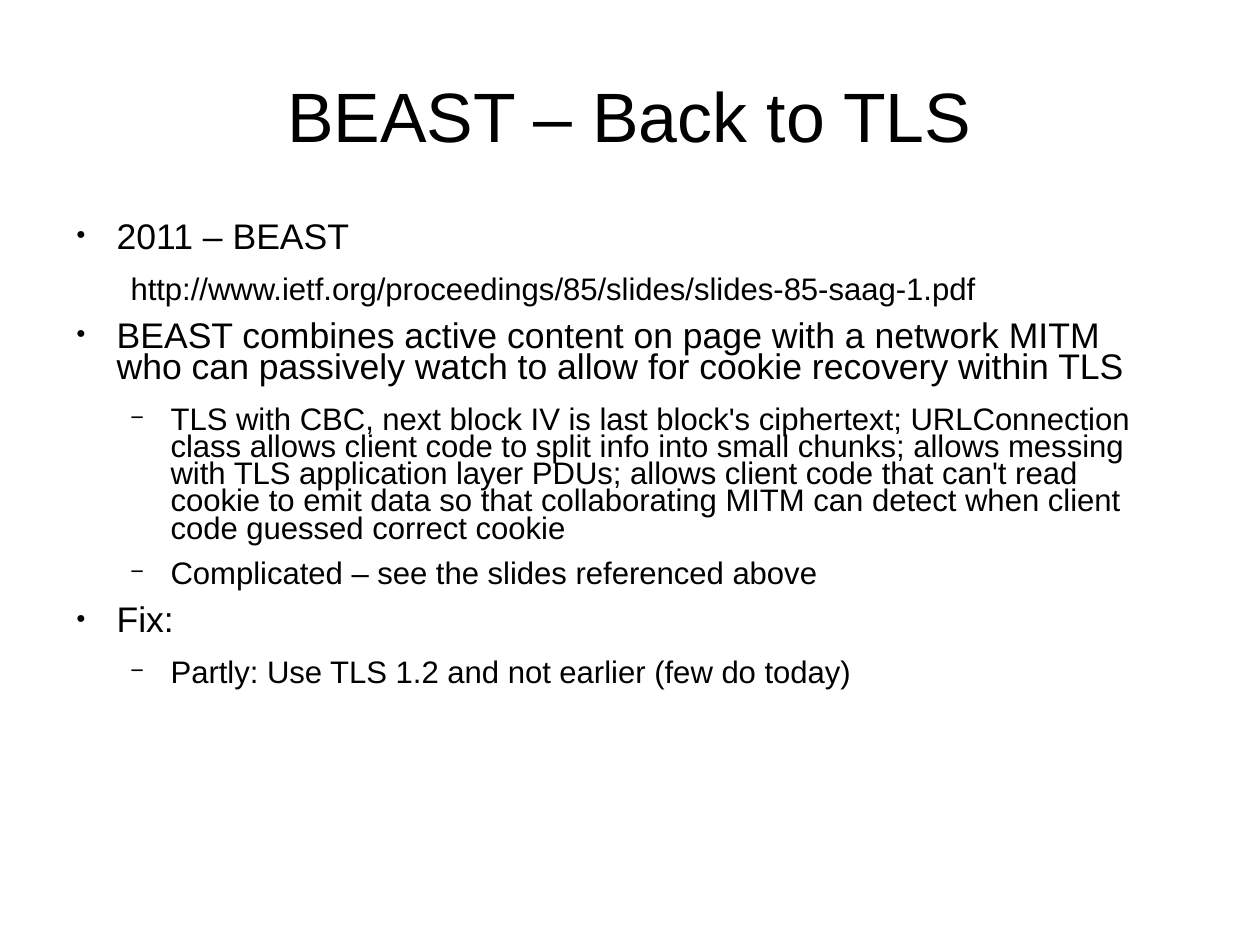
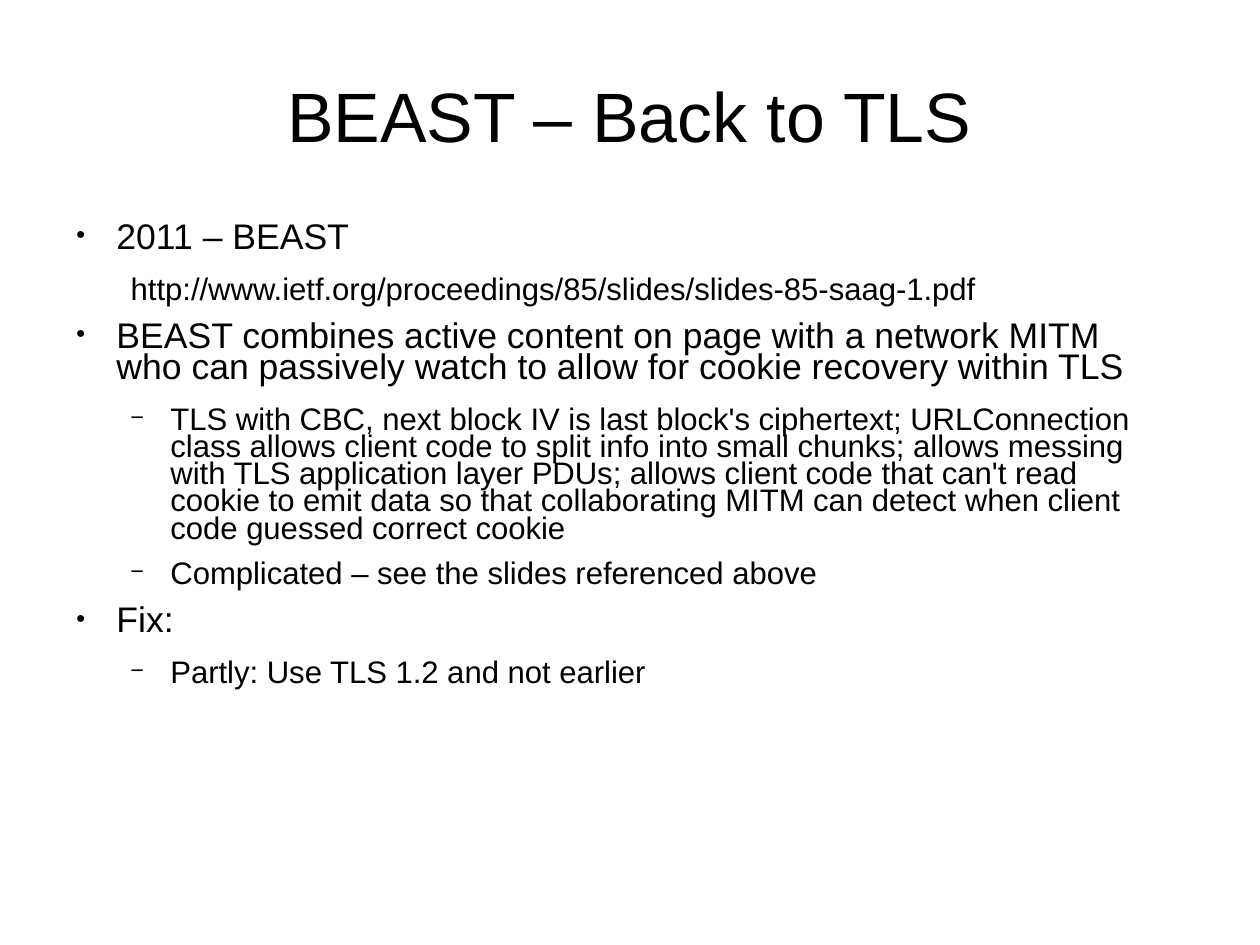
Before and after one commit to sftcd/cs7053, a slide deck: slide 12 of 2016lectures/07-tls-problems.ppt. Drawn at 1260x945 pixels with LibreOffice and Linux fonts; fonts in the diff are those of the drawing. Boxes give left, top, right and bottom in pixels: in the first picture for what was removed or moved away, otherwise in the second. Text is boxed around its words. In the diff, an @@ line names an element or a change of style, - is before the commit and + after.

```diff
--- a/2016lectures/07-tls-problems.ppt
+++ b/2016lectures/07-tls-problems.ppt
@@ text at [170, 660, 645, 689]: text changed @@
-  − Partly: Use TLS 1.2 and not earlier (few do today)
+  − Partly: Use TLS 1.2 and not earlier
```
Also in this commit, not shown: 3 other slides changed, 5 other files.
